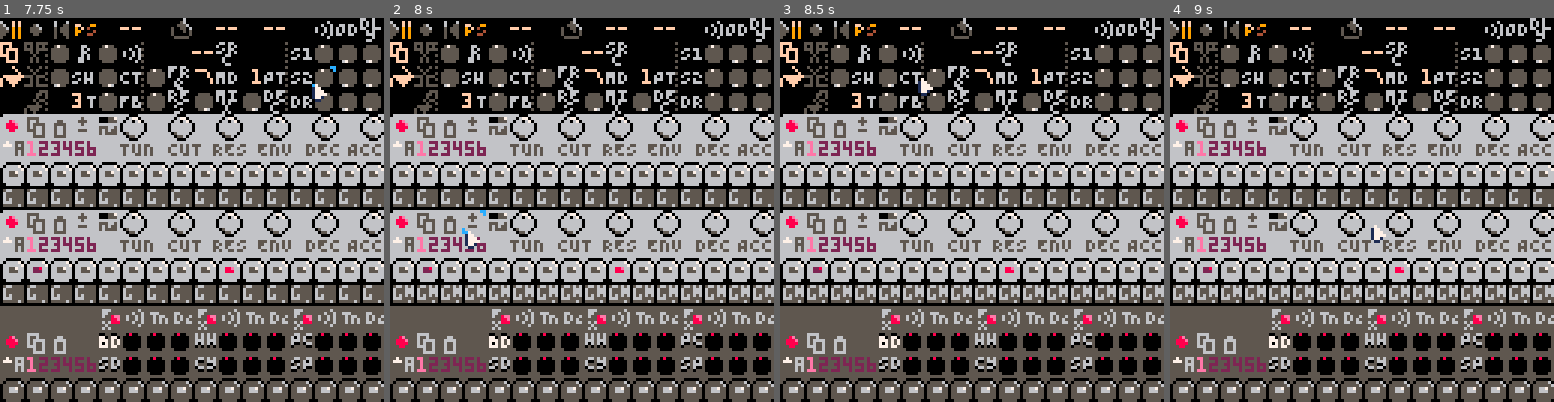
Above: before the commit, frames 1-4 (left to right).
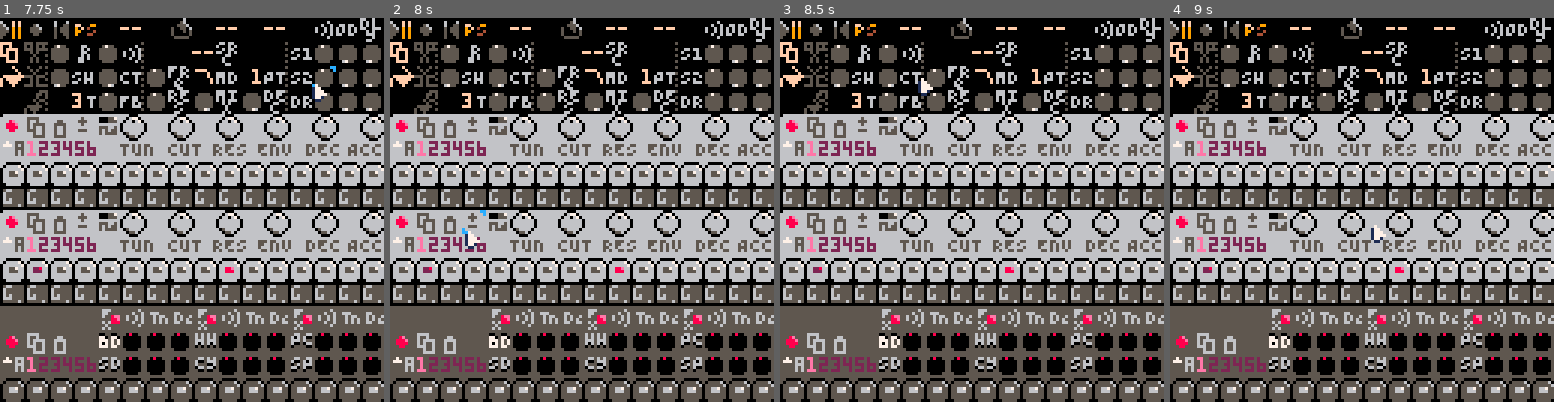
Above: after the commit, the same moments.

Repository: luchak/rp8
Game: PICO-8 cartridge pb-0x.p8
Two runs of this game, one before a commit and one after it. Both use one fixed random seed, a clock stepped at 60 frames per second and the inputs below.
Inputs (mouse positions are in pixels of both pictures, inside the frame that each line leads up to):
- Up to frame 1 (7.75 s): tap X (X key) at 0.33, 0.7, 1.43, 2.58, 3.1, 3.62, 4.13, 4.65, 5.17, 5.68, 6.2, 6.72, 7.23 s; click (157, 121) at 0.67 s; tap O (Z key) at 1.07, 1.8, 2.43, 3.07, 3.7, 4.33, 4.97, 5.6, 6.23, 6.87, 7.5 s; click (218, 267) at 1.22 s; click (280, 114) at 1.77 s; click (46, 259) at 2.32 s; click (107, 106) at 2.87 s; click (172, 256) at 3.42 s; click (234, 102) at 3.97 s; click (295, 248) at 4.52 s; click (61, 94) at 5.07 s; click (122, 244) at 5.62 s; click (184, 90) at 6.17 s; click (249, 236) at 6.72 s; click (311, 83) at 7.27 s
- Up to frame 2 (8 s): tap X (X key) at 7.75 s; click (466, 229) at 7.82 s
- Up to frame 3 (8.5 s): tap O (Z key) at 8.13 s; tap X (X key) at 8.27 s; click (918, 79) at 8.37 s
- Up to frame 4 (9 s): tap O (Z key) at 8.77 s; tap X (X key) at 8.78 s; click (1369, 225) at 8.92 s

Frame 1 is identical in both runs. In frame 2, 1.0% of the frame differs, in the area x 3-100%, y 69-73%; in frame 3, 1.0%; in frame 4, 1.0%.

Commit message:
'if' in scripting, more porting

Diff:
--- a/pb-0x.p8
+++ b/pb-0x.p8
@@ -1232,8 +1232,8 @@
  (fn (state b) ($transpose_pat (@ $state pat_seqs $key) $b))
  "transpose (drag)"
 ))
-(set@ $tb act_on_click false)
-(set@ $tb drag_amt 0.05)
+(@= $tb click_act false)
+(@= $tb drag_amt 0.05)
 ($add_to_ui $tb)
 ($add_to_ui
  ($momentary_new 8 $yp 28
@@ -1241,14 +1241,14 @@
   "copy pattern"
  )
 )
+($add_to_ui
+ ($momentary_new 16 $yp 27
+  (fn (state) (if $copy_buf_pbl ($merge (@ $state pat_seqs $key) $copy_buf_pbl) nil))
+  "paste pattern"
+ )
+)
 )]],{yp=yp,key=key})
 
- add_to_ui(
-  momentary_new(16,yp,27,function(state,b)
-   local v=copy_buf_pbl
-   if (v) merge(state.pat_seqs[key],v)
-  end,'paste pattern')
- )
  add_to_ui(
   toggle_new(0,yp,186,187,'active',state_make_get_set_param_bool(base_idx+3))
  )
--- a/testscript.p8
+++ b/testscript.p8
@@ -31,7 +31,7 @@
 eval('($print (+ 4 5))')
 
 
-eval('(for 71 73 (fn (x) ($print (* 0.5 $x))))')
+eval('(for 71 72 (fn (x) ($print (* 0.5 $x))))')
 end
 
 __gfx__
--- a/utils.lua
+++ b/utils.lua
@@ -124,6 +124,7 @@
   read(-1)
   if (s=='true') return true
   if (s=='false') return false
+  if (s=='nil') return nil
   return s
  end
 end
@@ -167,21 +168,21 @@
 function pow3(x) return x*x*x end
 function pow4(x) return pow3(x)*x end
 
+defer_eval=parse[[{fn=true,if=true,'=true}]]
 function _eval_scope(ast,locals)
  local function _eval_node(node)
   local typ=type(node)
   if typ=='string' and sub(node,1,1)=='$' then
    local tail=sub(node,2)
-   if (is_num(sub(tail,1,1))) tail=tonum(tail)
    return locals[tail] or _ENV[tail]
   end
 
   if (typ!='table') return node;
 
-  if (node[1]!='fn' and node[1]!='\'') node=map_table(node,_eval_node) else node=copy(node)
+  if (not defer_eval[node[1]]) node=map_table(node,_eval_node) else node=copy(node)
 
   local cmd=deli(node,1)
-  local a1,a2,a3=node[1],node[2],node[3]
+  local a1,a2,a3=unpack(node)
 
   if type(cmd)=='function' then
    return cmd(unpack(node))
@@ -195,12 +196,14 @@
    local r=a1[a2]
    if (a3) r=r[a3]
    return r
-  elseif cmd=='set@' then
+  elseif cmd=='@=' then
    a1[a2]=a3
   elseif cmd=='for' then
    for i=a1,a2 do
     a3(i)
    end
+  elseif cmd=='if' then
+   if (_eval_node(a1)) return _eval_node(a2) else return _eval_node(a3)
   elseif cmd=='set' then
    _ENV[a1]=a2
   elseif cmd=='let' then
